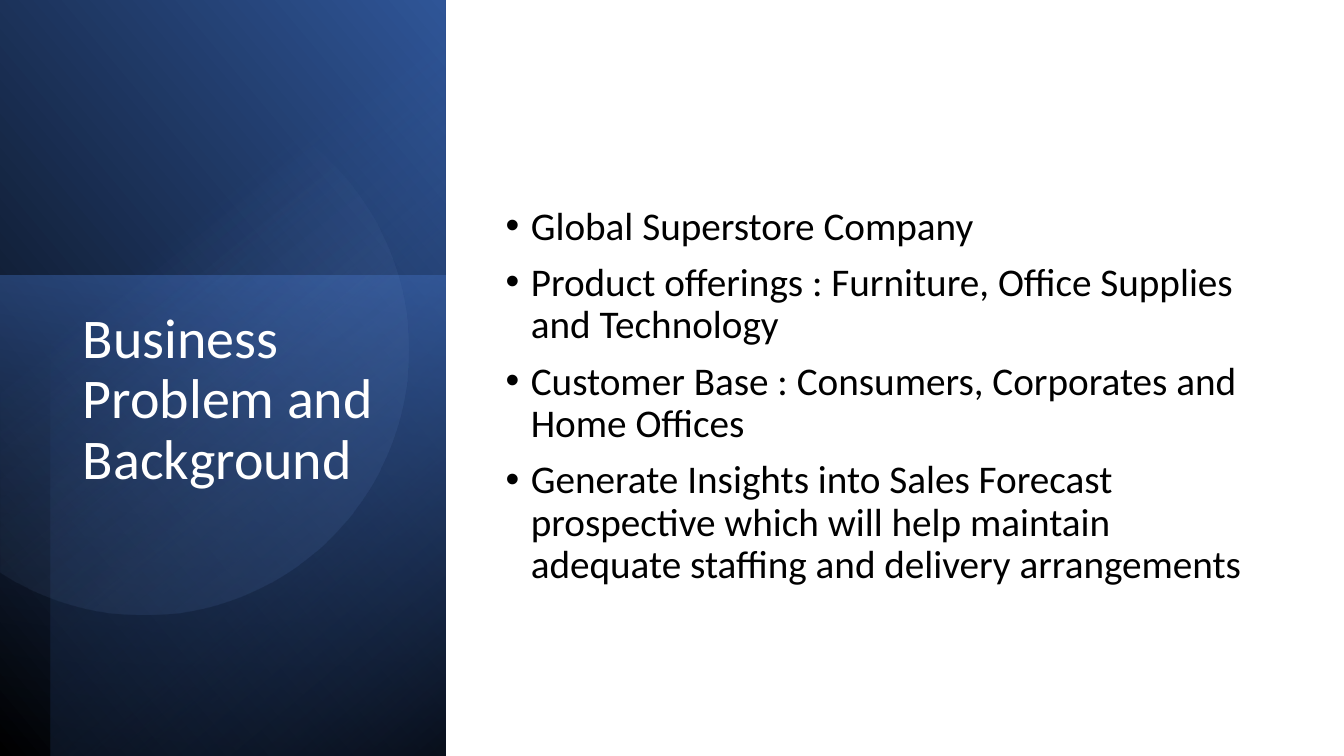
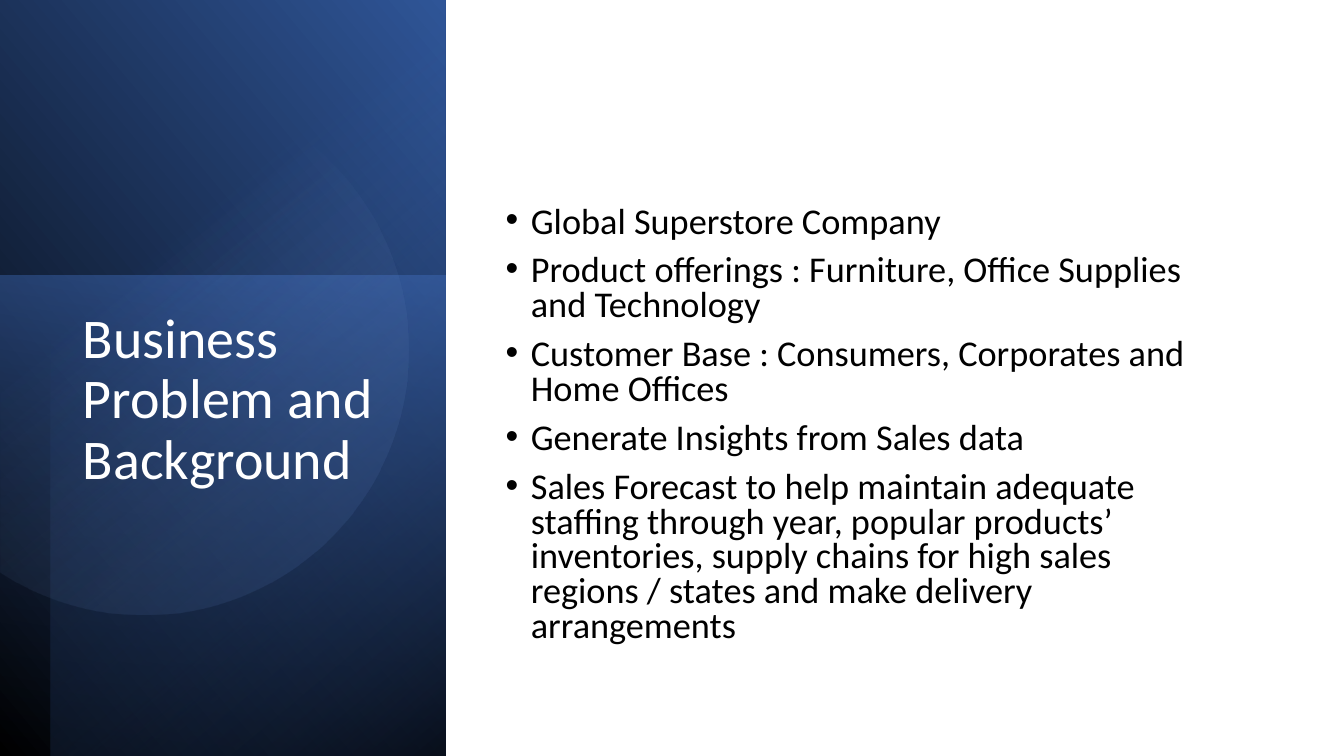
Before and after one commit to pushkarchougule/pushkarchougule, a slide deck: slide 3 of Data Science Portfolio/Sales Forecast for Superstore/Sales_Forecast_Presentation.pptx. Drawn at 1344x756 pixels with LibreOffice and Linux fonts; fonts in the diff are those of the drawing. Boxes give left, top, right and bottom in pixels: in the first picture for what was removed or moved away, otherwise in the second. Text is boxed around its words. In the diff, an @@ line names an element or a change of style, - is before the commit and + after.

Commit message:
Sales Forecast

```diff
--- a/Data Science Portfolio/Sales Forecast for Superstore/Sales_Forecast_Presentation.pptx
+++ b/Data Science Portfolio/Sales Forecast for Superstore/Sales_Forecast_Presentation.pptx
@@ text at (531,208,1184,402): size 28 to 25.9 pt in "Global Superstore Company", "Product offerings : Furniture, Office Supplies and ...", "Customer Base : Consumers, Corporates and Home ..."; line spacing 0.9 to 0.8 @@
@@ text at (531,424,1134,645): text changed; size 28 to 25.9 pt @@
-• Generate Insights into Sales Forecast prospective which will help maintain adequate staffing and delivery arrangements
+• Generate Insights from Sales data
+• Sales Forecast to help maintain adequate staffing through year, popular products’ inventories, supply chains for high sales regions / states and make delivery arrangements
```
Also in this commit, not shown: 7 other slides changed, 1 slide added, 1 other file.
